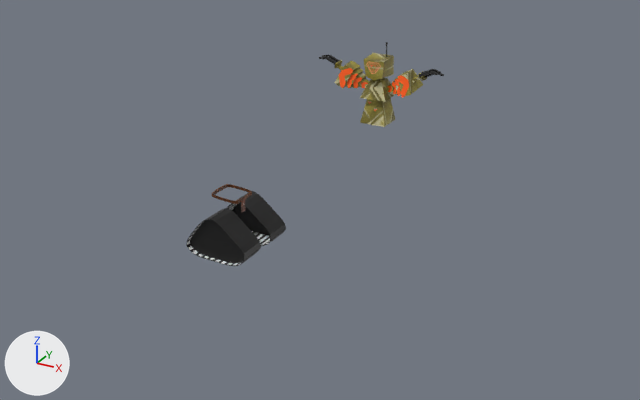
An edit to the COLLADA model res/models/Players/Cr4nk/crank_movement.dae, drawn before and after from the same camera.
Rendered twice from a 50 mm camera at (28.1, -60.7, 22.3) aimed at (4.6, -18.1, 1.0). Every picture has the same lights, and +X, +Y and +Z are marked at lower left. Where no turn or scale is listed for an object, it has been applied to the vertices. Vertices at the same position are counted once.

Names of what the first picture shows: 'POSTAC.002', 'Plane.001', 'Plane.004', 'pas'.
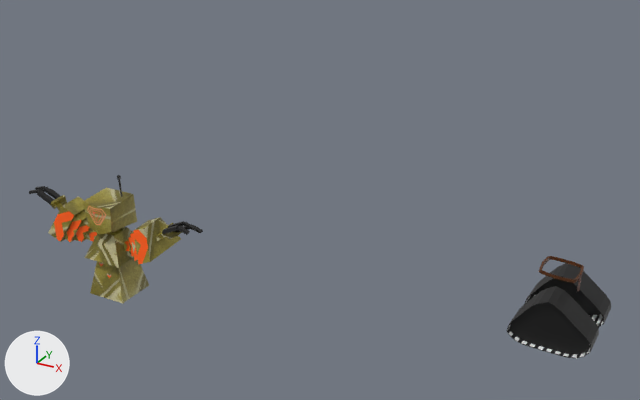
Location of each change, [x1, y1, x2, y2] in pixels of the pictures (640 x 400 px; the box of a moved part takes in the faces that stretch with it):
'POSTAC.002', moved
    before: [319, 42, 444, 127]
    after: [29, 175, 203, 303]
'Plane.001', reshaped, moved (26% taller)
    before: [186, 191, 286, 266]
    after: [507, 263, 611, 358]
'Plane.004', mesh moved
    before: [190, 203, 270, 263]
    after: [510, 279, 601, 354]
'pas', mesh moved
    before: [212, 184, 252, 213]
    after: [539, 256, 584, 291]
part 2 of me_plane_002, moved or reshaped (not visible afterwards)
    before: [257, 209, 277, 224]
part 3 of me_plane_002, moved or reshaped
    before: [230, 262, 240, 266]
    after: [518, 339, 527, 345]
part 4 of me_plane_002, moved or reshaped
    before: [225, 221, 246, 237]
    after: [511, 334, 520, 342]
part 5 of me_plane_002, moved or reshaped
    before: [245, 194, 263, 209]
    after: [571, 267, 584, 286]
part 6 of me_plane_002, moved or reshaped
    before: [215, 211, 237, 226]
    after: [554, 290, 570, 312]
part 7 of me_plane_002, moved or reshaped
    before: [253, 204, 272, 219]
    after: [576, 272, 590, 292]
part 8 of me_plane_002, moved or reshaped
    before: [230, 226, 251, 243]
    after: [561, 296, 576, 318]
part 9 of me_plane_002, moved or reshaped
    before: [248, 199, 268, 214]
    after: [582, 278, 595, 298]
part 10 of me_plane_002, moved or reshaped
    before: [220, 216, 242, 232]
    after: [567, 302, 582, 325]
part 11 of me_plane_002, moved or reshaped
    before: [262, 214, 281, 229]
    after: [593, 290, 606, 310]
part 12 of me_plane_002, moved or reshaped
    before: [235, 231, 256, 248]
    after: [579, 315, 594, 339]
part 13 of me_plane_002, moved or reshaped
    before: [266, 218, 285, 234]
    after: [599, 295, 611, 317]
part 14 of me_plane_002, moved or reshaped
    before: [240, 237, 260, 254]
    after: [586, 321, 599, 345]
part 15 of me_plane_002, moved or reshaped
    before: [270, 224, 286, 240]
    after: [603, 302, 611, 323]
part 16 of me_plane_002, moved or reshaped
    before: [244, 242, 261, 260]
    after: [590, 328, 599, 352]
part 17 of me_plane_002, moved or reshaped
    before: [241, 249, 260, 264]
    after: [584, 344, 590, 357]
part 18 of me_plane_002, moved or reshaped (not visible before)
    after: [576, 352, 586, 358]
part 19 of me_plane_002, deleted
    before: [186, 191, 285, 266]
part 20 of me_plane_002, added (black)
    after: [507, 263, 604, 358]

What changed in the scene script:
```text
Change me_plane_004:
    where me_plane_004.from_pydata(...)  # 54 vertices, 50 faces; spans x -2.13..1.86, y -2.11..2.16, z -2.33..0.29
    me_plane_004 part 1: the whole mesh is moved by (19.99, 0.0, 0.0)
Change me_plane_002:
    remove me_plane_002.from_pydata(...)  # 402 vertices, 624 faces; spans x -22.23..-18.03, y -2.36..2.46, z -2.39..0.41
    add me_plane_002.from_pydata(...)  # 404 vertices, 624 faces; spans x 17.76..21.95, y -2.36..2.46, z -2.39..0.41
    me_plane_002 part 2: the loose piece of 8 vertices spanning x -19.07..-18.7, y 0.65..2.45, z -0.84..-0.51 is multiplied about its middle by the matrix ((-0.851, -0.002, 0.521), (-0.008, 0.998, -0.01), (-0.521, -0.013, -0.851)), then moved by (37.49, 0.0, -1.59)
    me_plane_002 part 3: the loose piece of 8 vertices spanning x -19.06..-18.65, y -2.35..-0.55, z -2.38..-2.24 is scaled about its middle by (-1.03, 1, 0.74), then moved by (37.45, 0.0, 0.03)
    me_plane_002 part 4: the loose piece of 8 vertices spanning x -19.36..-18.99, y -2.35..-0.55, z -0.52..-0.19 is multiplied about its middle by the matrix ((-0.971, -0.006, 0.23), (-0.008, 0.998, -0.01), (-0.23, -0.011, -0.971)), then moved by (37.38, 0.0, -1.8)
    me_plane_002 part 5: the loose piece of 8 vertices spanning x -20.06..-19.67, y 0.65..2.45, z -0.02..0.27 is moved by (39.99, 0.0, 0.0)
    me_plane_002 part 6: the loose piece of 8 vertices spanning x -20.03..-19.64, y -2.35..-0.55, z 0.03..0.32 is moved by (39.99, 0.0, 0.0)
    me_plane_002 part 7: the loose piece of 8 vertices spanning x -19.4..-19.02, y 0.65..2.45, z -0.56..-0.23 is moved by (39.66, 0.0, 0.27)
    me_plane_002 part 8: the loose piece of 8 vertices spanning x -19.03..-18.66, y -2.35..-0.55, z -0.79..-0.46 is moved by (39.33, 0.0, 0.55)
    me_plane_002 part 9: the loose piece of 8 vertices spanning x -19.72..-19.35, y 0.65..2.45, z -0.29..0.04 is moved by (40.31, 0.0, -0.27)
    me_plane_002 part 10: the loose piece of 8 vertices spanning x -19.68..-19.32, y -2.35..-0.55, z -0.25..0.09 is moved by (40.31, 0.0, -0.27)
    me_plane_002 part 11: the loose piece of 8 vertices spanning x -18.75..-18.38, y 0.65..2.45, z -1.07..-0.78 is moved by (39.99, 0.0, 0.0)
    me_plane_002 part 12: the loose piece of 8 vertices spanning x -18.71..-18.3, y -2.35..-0.55, z -1.07..-0.74 is moved by (39.99, 0.0, 0.0)
    me_plane_002 part 13: the loose piece of 8 vertices spanning x -18.46..-18.11, y 0.65..2.46, z -1.42..-1.04 is moved by (39.99, 0.0, 0.0)
    me_plane_002 part 14: the loose piece of 8 vertices spanning x -18.38..-18.06, y -2.35..-0.54, z -1.37..-1.04 is moved by (39.99, 0.0, 0.0)
    me_plane_002 part 15: the loose piece of 8 vertices spanning x -18.18..-18.05, y 0.65..2.46, z -1.75..-1.37 is moved by (39.99, 0.0, 0.0)
    me_plane_002 part 16: the loose piece of 8 vertices spanning x -18.13..-18.03, y -2.35..-0.54, z -1.74..-1.32 is moved by (39.99, 0.0, 0.0)
    me_plane_002 part 17: the loose piece of 8 vertices spanning x -18.31..-18.03, y -2.35..-0.55, z -2.08..-1.72 is moved by (39.99, 0.0, 0.0)
    me_plane_002 part 18: the loose piece of 8 vertices spanning x -22.14..-21.87, y -2.35..-0.55, z -1.43..-1.05 is turned -153 degrees about the y axis through its middle, then moved by (43.51, 0.0, -0.93)
    me_plane_002 part 19: 22 loose pieces with 258 vertices, spanning x -22.23..-18.05, y -2.36..2.45, z -2.39..0.41, are deleted
    me_plane_002 part 20: 260 vertices added at x 17.76..21.93, y -2.36..2.45, z -2.39..0.41
Change me_cube_004:
    where me_cube_004.from_pydata(...)  # 224 vertices, 380 faces; spans x -1.4..0.67, y -0.95..0.97, z 0.25..1.27
    me_cube_004 part 21: the whole mesh is moved by (19.99, 0.0, 0.0)
Change me_plane_003:
    where me_plane_003.from_pydata(...)  # 298 vertices, 574 faces; spans x -5.13..5.13, y -0.88..1.55, z -0.04..6.22
    me_plane_003 part 22: the whole mesh is moved by (0.0, -20.0, 0.0)
Change ob_plane_001:
    ob_plane_001.location: (19.99, -20.0, 0.0) -> (0.0, -20.0, 0.0)
Change ob_postac_002:
    ob_postac_002.location: (0.0, -0.56, 0.0) -> (0.0, -11.15, 0.0)
```
